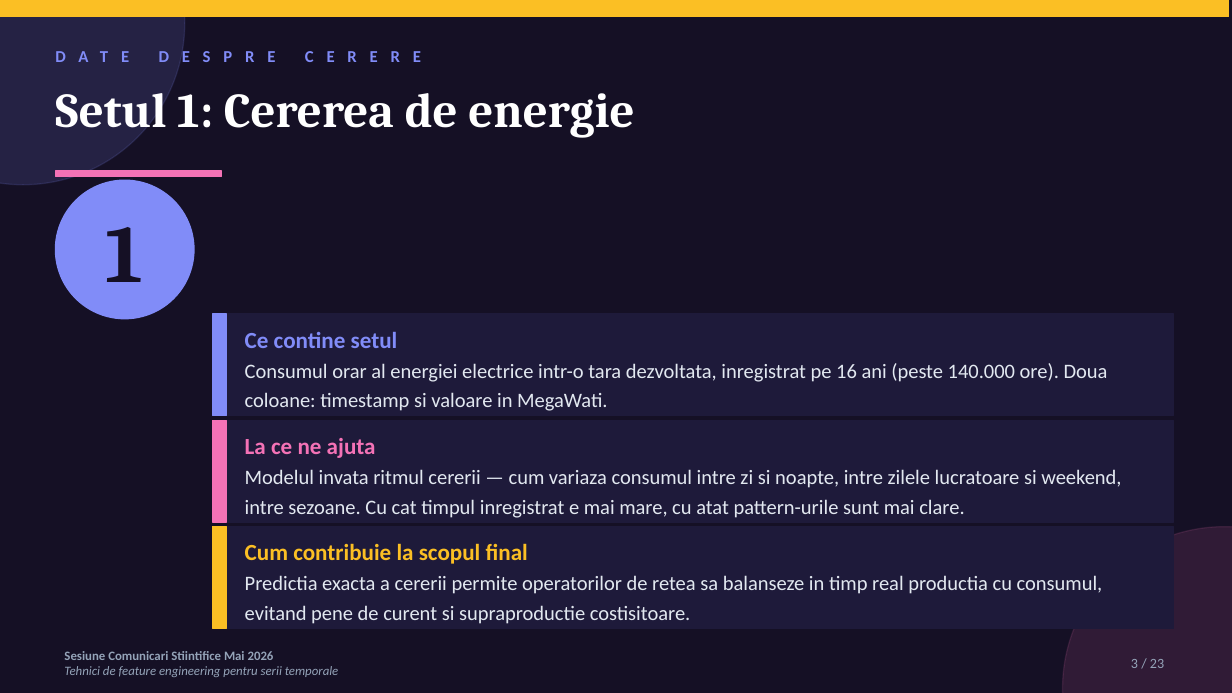
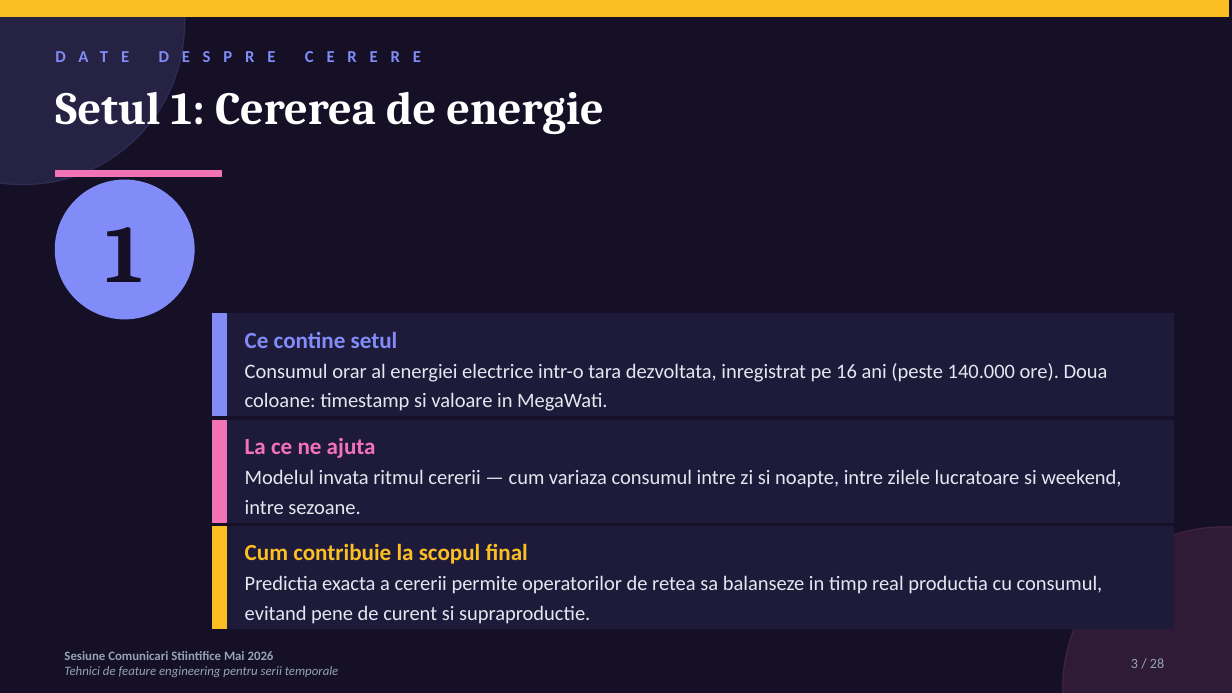
Before and after one commit to diana-nenu/Disertatie_AI_Platform, a slide deck: slide 3 of docs/SCSS/SCSS_FeatureEngineering_Diana_Nenu.pptx. Drawn at 1232x693 pixels with LibreOffice and Linux fonts; fonts in the diff are those of the drawing. Boxes give left, top, right and bottom in pixels: in the first picture for what was removed or moved away, otherwise in the second. Text is boxed around its words. In the diff, an @@ line names an element or a change of style, - is before the commit and + after.

```diff
--- a/docs/SCSS/SCSS_FeatureEngineering_Diana_Nenu.pptx
+++ b/docs/SCSS/SCSS_FeatureEngineering_Diana_Nenu.pptx
@@ text "Setul 1: Cererea de energie" at (55,82,603,134): size 38 to 36 pt @@
@@ text at (245,438,1121,514): text changed @@
-La ce ne ajuta
-Modelul invata ritmul cererii — cum variaza consumul intre zi si noapte, intre zilele lucratoare si weekend, intre sezoane. Cu cat timpul inregistrat e mai mare, cu atat pattern-urile sunt mai clare.
+La ce ne ajuta
+Modelul invata ritmul cererii — cum variaza consumul intre zi si noapte, intre zilele lucratoare si weekend, intre sezoane.
@@ text at (245,543,1103,624): text changed @@
-Cum contribuie la scopul final
-Predictia exacta a cererii permite operatorilor de retea sa balanseze in timp real productia cu consumul, evitand pene de curent si supraproductie costisitoare.
+Cum contribuie la scopul final
+Predictia exacta a cererii permite operatorilor de retea sa balanseze in timp real productia cu consumul, evitand pene de curent si supraproductie.
@@ text at (1131,658,1164,668): text changed @@
-3 / 23
+3 / 28
```
Also in this commit, not shown: 17 other slides changed, 9 slides added, 4 slides removed, 4 other files.
